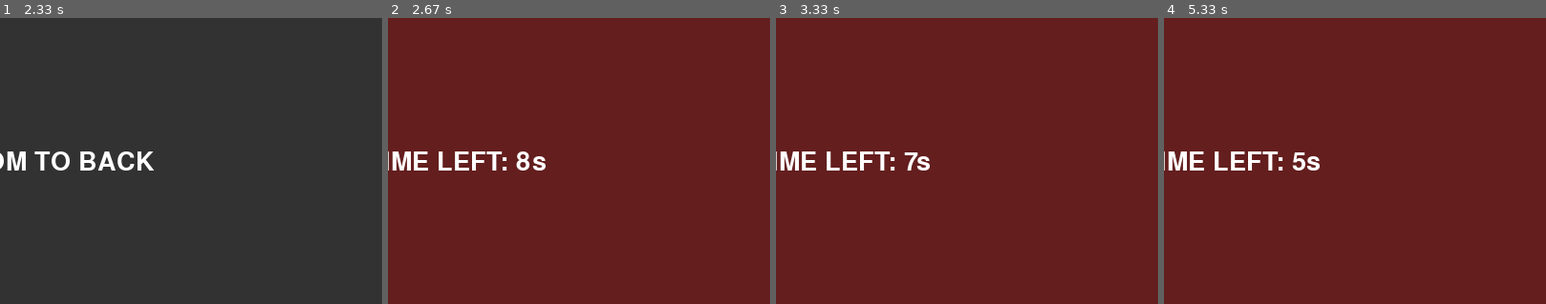
Above: before the commit, frames 1-4 (left to right).
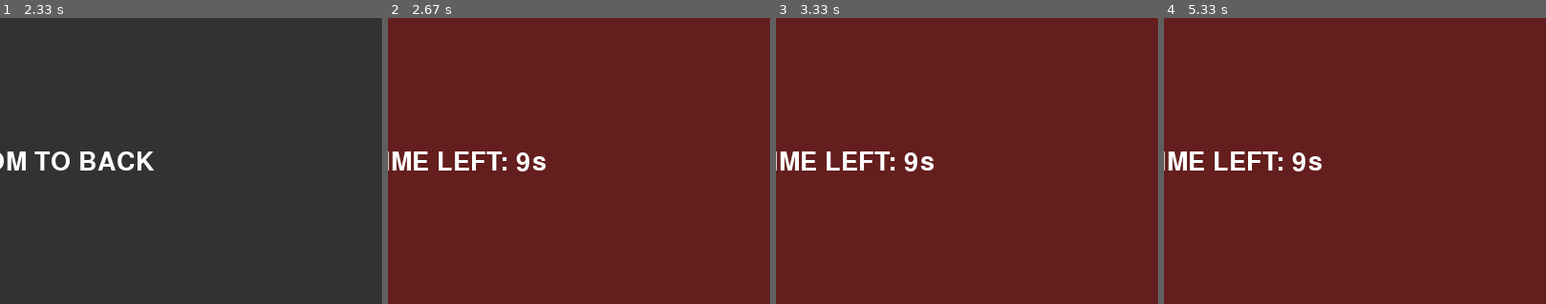
Above: after the commit, the same moments.

Repository: TakazumiHirano/pygame_fightermanaging
Game: pygame game, started from main.py
Two runs of this game, one before a commit and one after it. Both use one fixed random seed, a clock stepped at 60 frames per second and the inputs below.
Inputs (mouse positions are % of the whole screen's width and height, from its top left):
- Up to frame 1 (2.33 s): press the mouse at (50, 56) at 0.37 s; move the mouse to (38, 54) at 0.47 s; release the mouse at (26, 51) at 0.6 s; press the mouse at (50, 56) at 0.7 s; move the mouse to (56, 58) at 0.8 s; release the mouse at (62, 59) at 0.93 s; press the mouse at (50, 56) at 1.03 s; move the mouse to (54, 42) at 1.13 s; release the mouse at (57, 27) at 1.27 s; press the mouse at (50, 56) at 1.37 s; move the mouse to (58, 46) at 1.47 s; release the mouse at (66, 36) at 1.6 s; press the mouse at (50, 56) at 1.7 s; move the mouse to (46, 70) at 1.8 s; release the mouse at (41, 85) at 1.93 s; press the mouse at (50, 56) at 2.03 s; move the mouse to (46, 37) at 2.13 s; release the mouse at (42, 18) at 2.27 s
- Up to frame 2 (2.67 s): click (60, 71) at 2.38 s
- Up to frame 3 (3.33 s): press the mouse at (60, 71) at 2.7 s; move the mouse to (53, 49) at 2.8 s; release the mouse at (46, 26) at 2.93 s; press the mouse at (60, 71) at 3.03 s; move the mouse to (46, 78) at 3.13 s; release the mouse at (32, 86) at 3.27 s
- Up to frame 4 (5.33 s): press the mouse at (60, 71) at 3.37 s; move the mouse to (60, 45) at 3.47 s; release the mouse at (61, 20) at 3.6 s; click (32, 71) at 3.72 s; press the mouse at (32, 71) at 4.03 s; move the mouse to (40, 63) at 4.13 s; release the mouse at (49, 56) at 4.27 s; press the mouse at (32, 71) at 4.37 s; move the mouse to (29, 69) at 4.47 s; release the mouse at (26, 68) at 4.6 s; press the mouse at (32, 71) at 4.7 s; move the mouse to (26, 43) at 4.8 s; release the mouse at (20, 15) at 4.93 s; click (74, 57) at 5.05 s
The pictures show only the part of the screen within x 50-100%, y 27-77%; the shares and areas given below are measured in that part.

Frame 1 is identical in both runs. In frame 2, 0.1% of the frame differs, in the area x 33-38%, y 46-54%; in frame 3, 0.3%, in the area x 33-42%, y 47-54%; in frame 4, 0.2%.

Commit message:
シーンをコントローラで管理する形式に修正

Diff:
--- a/main.py
+++ b/main.py
@@ -2,6 +2,11 @@
 import sys
 from config.settings import *
 from src.scenes.title_scene import TitleScene
+
+from src.engine.scene_manager import SceneController
+from src.scenes.title_scene import TitleScene
+from src.scenes.battle_scene import BattleScene
+from src.scenes.settings_scene import SettingsScene
 
 
 class Game:
@@ -13,12 +18,21 @@
         pygame.display.set_caption(TITLE)
         # フレームレート管理用の時計
         self.clock = pygame.time.Clock()
-        # 最初のシーンをセット
-        self.scene = TitleScene()
+
+        # コントローラの作成とシーンの登録
+        self.controller = SceneController()
+        self.controller.register("title", TitleScene)
+        self.controller.register("battle", BattleScene)
+        self.controller.register("settings", SettingsScene)
+
+        # 最初のシーンを開始
+        self.controller.request_change("title")
 
     def run(self):
         """ゲームループ"""
-        while self.scene is not None:
+        while self.controller.current_scene is not None:
+            scene = self.controller.current_scene
+
             # 1. イベント処理
             for event in pygame.event.get():
                 if event.type == pygame.QUIT:
@@ -26,21 +40,16 @@
                     sys.exit()
 
                 # 現在のシーンにイベントを渡す
-                self.scene.handle_event(event)
+                scene.handle_event(event)
 
             # 2. 更新
-            self.scene.update()
-
-            # シーンの切り替えチェック
-            if self.scene.next_scene is not None:
-                self.scene = self.scene.next_scene
+            scene.update()
 
             # 3. 描画
-            self.scene.draw(self.screen)
+            scene.draw(self.screen)
+
             pygame.display.flip()
             self.clock.tick(FPS)
-
-            self.scene.endstep()
 
 
 if __name__ == "__main__":
--- a/src/engine/scene_manager.py
+++ b/src/engine/scene_manager.py
@@ -1,11 +1,53 @@
 import pygame
+
+
+class SceneController:
+    """シーンの登録と遷移を管理するコントローラ"""
+
+    def __init__(self):
+        self.scenes_registry = {}  # "title": TitleScene のような辞書
+        self.current_scene = None
+        self.current_scene_name = None  # 現在のシーン名を保持
+        self.history = []               # 遷移履歴を保存するスタック
+
+    def register(self, name, scene_class):
+        """シーンを名前で登録する"""
+        self.scenes_registry[name] = scene_class
+
+    def request_change(self, name, use_history=True, **kwargs):
+        """
+        シーン切り替えリクエストを受け取り、インスタンスを生成する
+        name: 遷移先の名前
+        use_history: 履歴に保存するかどうか
+        """
+        # 現在のシーン名を履歴に追加（"settings"へ行く時など）
+        if use_history and self.current_scene_name:
+            self.history.append(self.current_scene_name)
+
+        if name in self.scenes_registry:
+            scene_class = self.scenes_registry[name]
+            # 新しいシーンをインスタンス化（controllerを自分自身として渡す）
+            self.current_scene_name = name
+            self.current_scene = scene_class(self, **kwargs)
+        else:
+            print(f"Error: Scene '{name}' is not registered.")
+
+    def request_back(self, **kwargs):
+        """履歴を一つ遡って戻る"""
+        if self.history:
+            prev_name = self.history.pop()  # 最後の履歴を取り出す
+            # 戻る動作自体は履歴に残さない(use_history=False)
+            self.request_change(prev_name, use_history=False, **kwargs)
+        else:
+            # 履歴がない場合はデフォルトでタイトルへ
+            self.request_change("title", use_history=False)
 
 
 class SceneBase:
     """すべての画面の親となるクラス"""
 
-    def __init__(self):
-        self.next_scene = None
+    def __init__(self, controller):
+        self.controller = controller
 
     def update(self):
         pass
@@ -16,8 +58,5 @@
     def handle_event(self, event):
         pass
 
-    def endstep(self):
-        self.next_scene = None
-
     def terminate(self):
-        self.next_scene = None
+        pass
--- a/src/scenes/battle_scene.py
+++ b/src/scenes/battle_scene.py
@@ -5,16 +5,16 @@
 
 
 class BattleScene(SceneBase):
-    def __init__(self):
-        super().__init__()
+    def __init__(self, controller):
+        # 親クラスの SceneBase に controller を渡して初期化
+        super().__init__(controller)
         self.start_time = time.time()
         self.duration = 10
 
     def update(self):
         elapsed = time.time() - self.start_time
         if elapsed >= self.duration:
-            from src.scenes.title_scene import TitleScene
-            self.next_scene = TitleScene()
+            self.controller.request_change("title")
 
     def draw(self, screen):
         screen.fill((100, 30, 30))  # 赤
@@ -28,5 +28,5 @@
 
     def handle_event(self, event):
         if event.type == pygame.MOUSEBUTTONUP:
-            from src.scenes.settings_scene import SettingsScene
-            self.next_scene = SettingsScene(self)
+            # 名前でリクエストを送る
+            self.controller.request_change("settings")
--- a/src/scenes/settings_scene.py
+++ b/src/scenes/settings_scene.py
@@ -4,9 +4,9 @@
 
 
 class SettingsScene(SceneBase):
-    def __init__(self, previous_scene):
-        super().__init__()
-        self.previous_scene = previous_scene
+    def __init__(self, controller):
+        # 親クラスの SceneBase に controller を渡して初期化
+        super().__init__(controller)
 
     def draw(self, screen):
         screen.fill((50, 50, 50))  # グレー
@@ -17,4 +17,5 @@
     def handle_event(self, event):
         if event.type == pygame.MOUSEBUTTONUP:
             if event.pos[1] > SCREEN_HEIGHT // 2:
-                self.next_scene = self.previous_scene
+                # コントローラに「戻って！」とリクエストする
+                self.controller.request_back()
--- a/src/scenes/title_scene.py
+++ b/src/scenes/title_scene.py
@@ -4,8 +4,9 @@
 
 
 class TitleScene(SceneBase):
-    def __init__(self):
-        super().__init__()
+    def __init__(self, controller):
+        # 親クラスの SceneBase に controller を渡して初期化
+        super().__init__(controller)
 
     def draw(self, screen):
         screen.fill((30, 30, 50))  # 濃い紺
@@ -23,8 +24,7 @@
         if event.type == pygame.MOUSEBUTTONUP:
             mouse_y = event.pos[1]
             if mouse_y < SCREEN_HEIGHT // 2:
-                from src.scenes.battle_scene import BattleScene
-                self.next_scene = BattleScene()
-            else:
-                from src.scenes.settings_scene import SettingsScene
-                self.next_scene = SettingsScene(self)  # 戻り先として自分を渡す
+                # 名前でリクエストを送る
+                self.controller.request_change("battle")
+            else:  # 画面下部
+                self.controller.request_change("settings")
